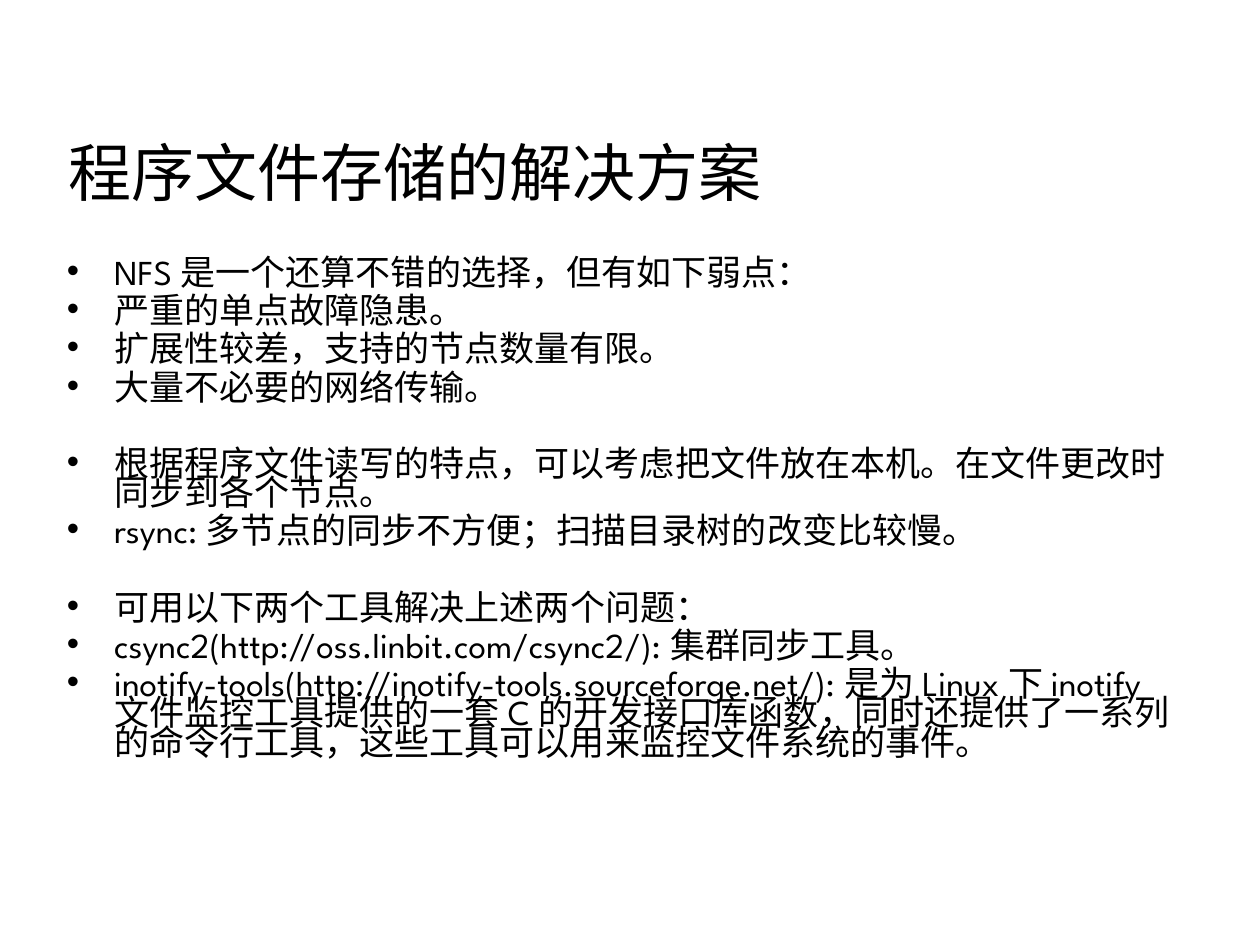
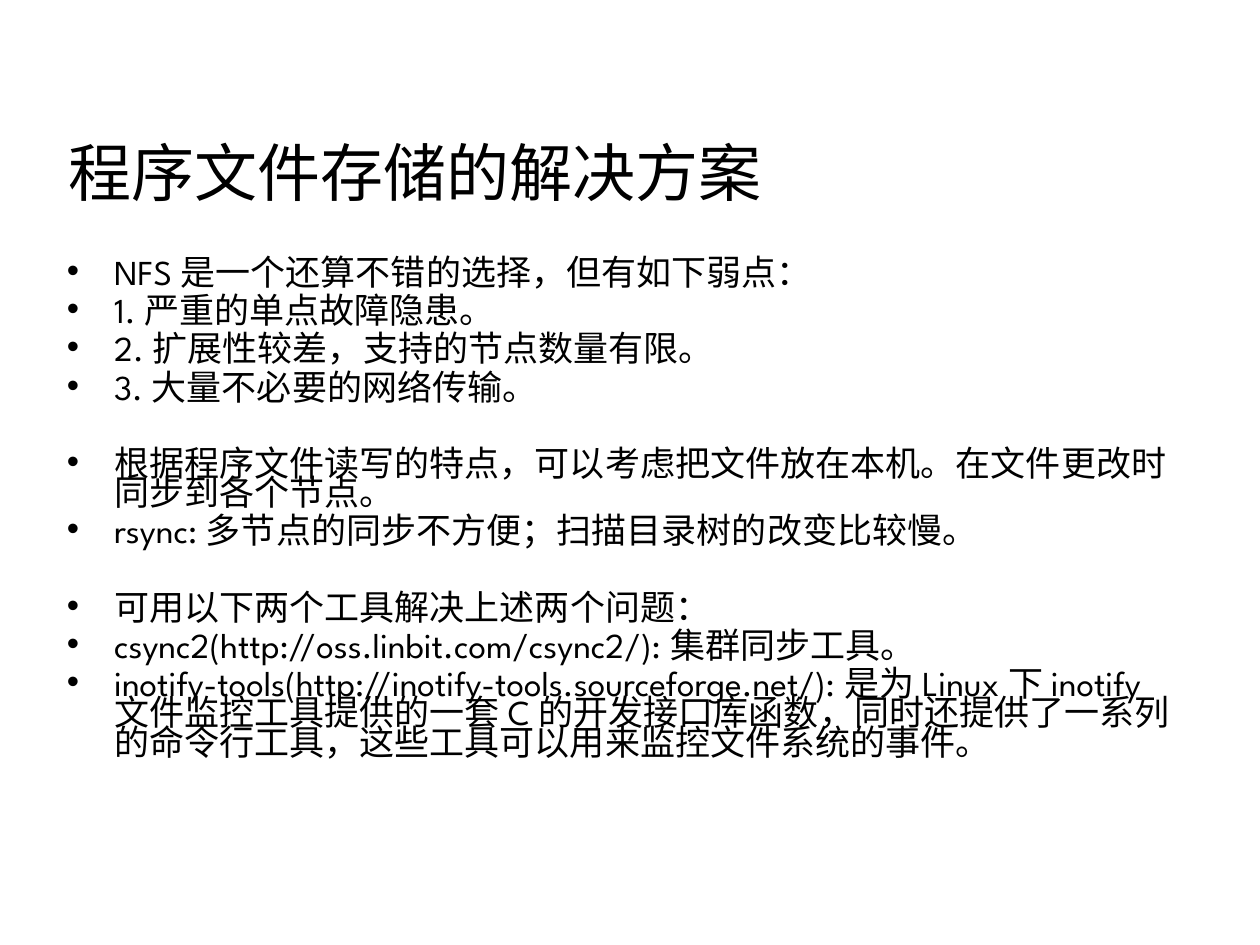
Before and after one commit to 7KjN3mHq/bluedata, a slide deck: slide 27 of system/01总览/架构/网站集群架构.ppt (slide 26 before the commit). Drawn at 1260x945 pixels with LibreOffice and Linux fonts; fonts in the diff are those of the drawing; background and template pictures are left out. Boxes give left, top, right and bottom in pixels: in the first picture for what was removed or moved away, otherwise in the second. Text is boxed around its words. In the diff, an @@ line names an element or a change of style, - is before the commit and + after.

```diff
--- a/system/01总览/架构/网站集群架构.ppt
+++ b/system/01总览/架构/网站集群架构.ppt
@@ text at bbox=[114, 293, 714, 403]: text changed @@
-• 严重的单点故障隐患。
-• 扩展性较差，支持的节点数量有限。
-• 大量不必要的网络传输。
+• 1. 严重的单点故障隐患。
+• 2. 扩展性较差，支持的节点数量有限。
+• 3. 大量不必要的网络传输。
```
Also in this commit, not shown: 9 other slides changed, 4 slides added, 3 other files.
